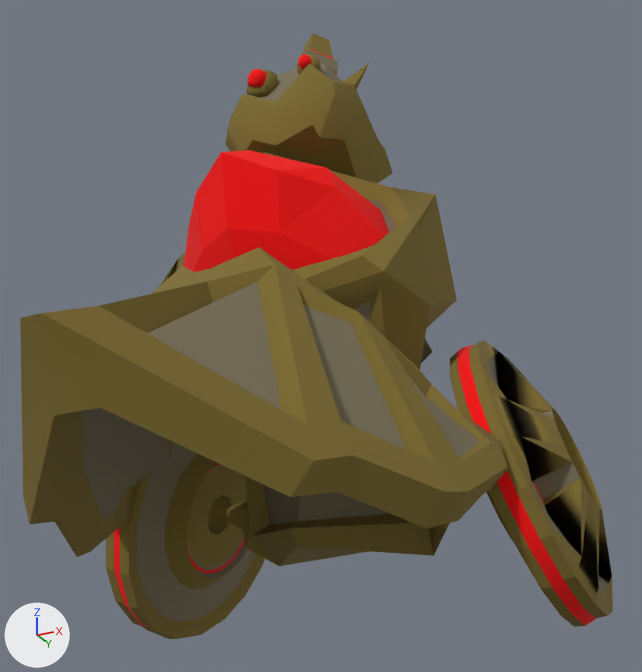
Before and after pictures for a commit that changed the OBJ model Assets/GaboQuest/Art/Meshes/Enemy/ChargeBot/ChargeBot.obj.
Rendered twice from a 50 mm camera at (9.9, -19.6, -1.7) aimed at (0.7, -1.1, 6.6). Every picture has the same lights, and +X, +Y and +Z are marked at lower left. Where no turn or scale is listed for an object, it has been applied to the vertices.

Objects in the first picture: 'ChargeBot'.
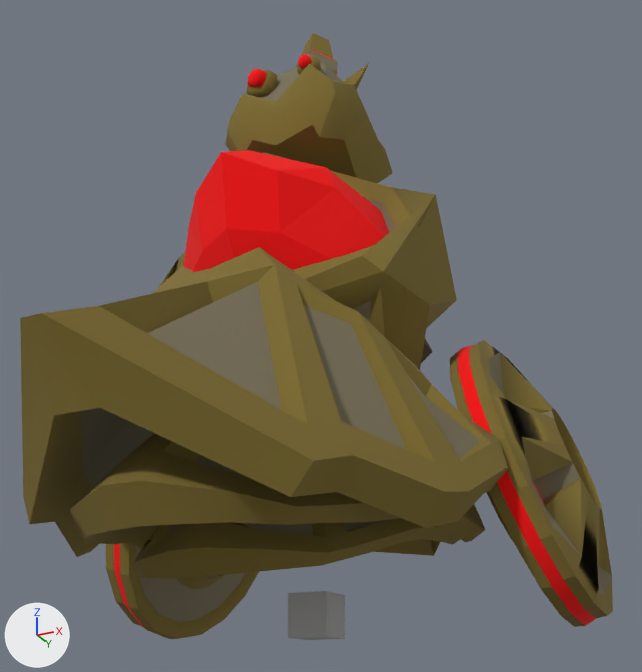
Edits to the bpy script that builds the scene:
```text
Add mat_initialshadinggroup:
    mat_initialshadinggroup = principled_material('initialShadingGroup')
    mat_initialshadinggroup.base_color = (0.5, 0.5, 0.5)  # grey #bcbcbc
    mat_initialshadinggroup.roughness = 1.0
Change me_chargebot:
    used by ob_chargebot; location = (0.0, 0.0, 0.0)
    remove me_chargebot.from_pydata(...)  # 1649 vertices, 1799 faces; spans x -6.4..6.4, y -10.0..5.8, z -0.3..16.7
    add me_chargebot.from_pydata(...)  # 2375 vertices, 2511 faces; spans x -6.4..6.4, y -10.0..5.8, z -0.5..16.7
    me_chargebot part 1: a new loose piece, a box spanning x -0.5..0.5, y -0.5..0.5, z -0.5..0.5, in mat_initialshadinggroup (grey #bcbcbc)
    me_chargebot part 2: a new loose piece of 351 vertices spanning x -4.3..4.3, y -7.5..0.0, z 1.0..5.3
    me_chargebot part 3: a new loose piece of 351 vertices spanning x -3.9..3.9, y -5.4..-0.1, z 0.4..4.1
    add me_chargebot.materials.append(mat_initialshadinggroup)  # grey #bcbcbc
```

Changed parts and their boxes [x1, y1, x2, y2] in the pictures (642 x 672 px):
'ChargeBot', reshaped: before [20, 33, 613, 639]; after [20, 33, 613, 640]
part 1 of me_chargebot, added: after [288, 591, 345, 640]
part 2 of me_chargebot, added: after [70, 433, 485, 549]
part 3 of me_chargebot, added: after [132, 518, 460, 578]
